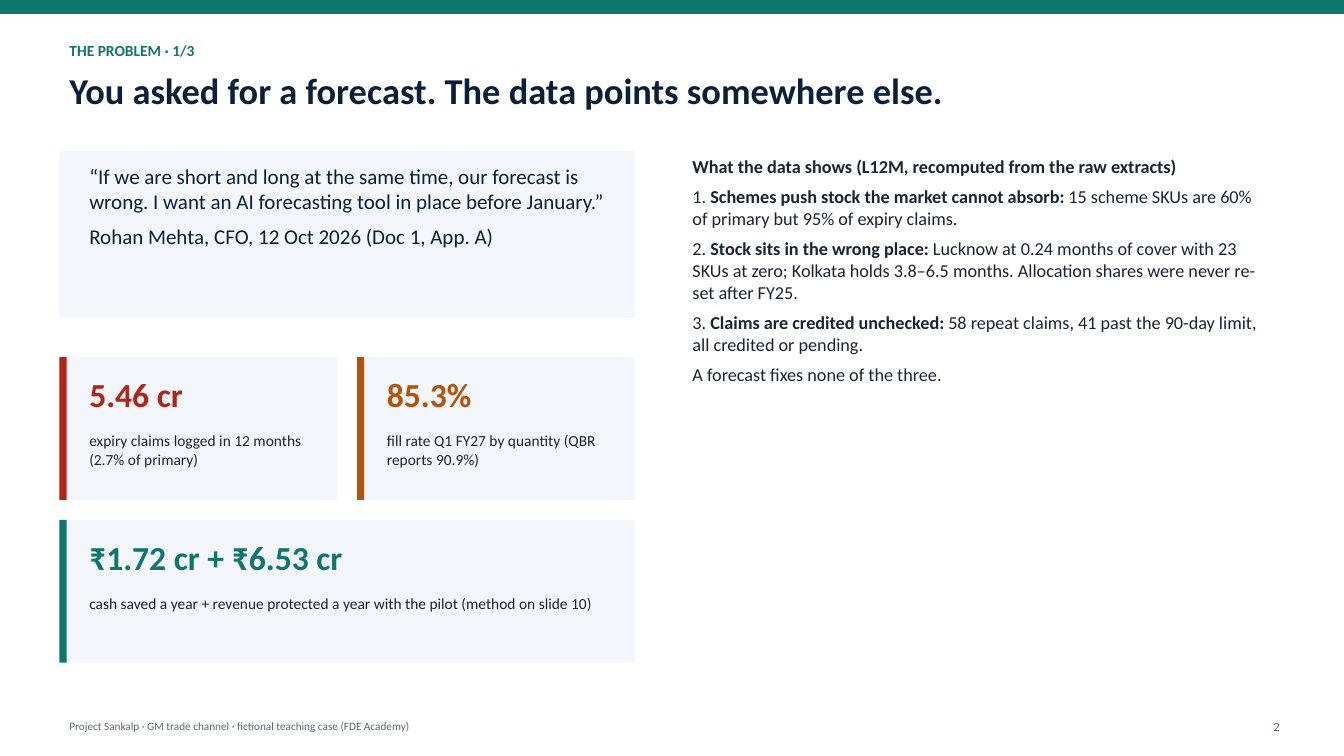
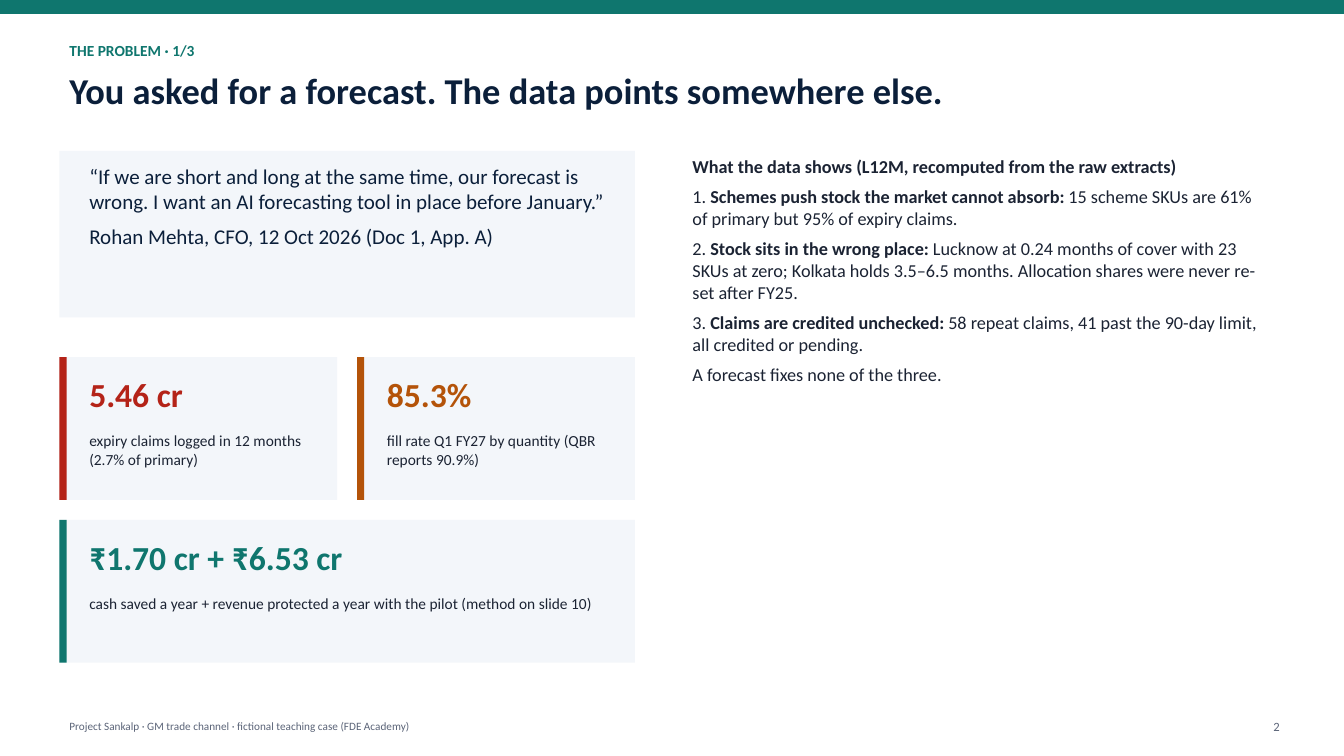
Before and after one commit to dineshtailor/sankalp-pilot, a slide deck: slide 2 of docs/deliverables/04_SteerCo_Deck.pptx. Drawn at 1344x756 pixels with LibreOffice and Linux fonts; fonts in the diff are those of the drawing. Boxes give left, top, right and bottom in pixels: in the first picture for what was removed or moved away, otherwise in the second. Text is boxed around its words. In the diff, an @@ line names an element or a change of style, - is before the commit and + after.

```diff
--- a/docs/deliverables/04_SteerCo_Deck.pptx
+++ b/docs/deliverables/04_SteerCo_Deck.pptx
@@ text at bbox=[692, 190, 1255, 299]: text changed @@
-1. Schemes push stock the market cannot absorb: 15 scheme SKUs are 60% of primary but 95% of expiry claims.
-2. Stock sits in the wrong place: Lucknow at 0.24 months of cover with 23 SKUs at zero; Kolkata holds 3.8–6.5 months. Allocation shares were never re-set after FY25.
+1. Schemes push stock the market cannot absorb: 15 scheme SKUs are 61% of primary but 95% of expiry claims.
+2. Stock sits in the wrong place: Lucknow at 0.24 months of cover with 23 SKUs at zero; Kolkata holds 3.5–6.5 months. Allocation shares were never re-set after FY25.
@@ text at bbox=[89, 547, 342, 571]: text changed @@
-₹1.72 cr + ₹6.53 cr
+₹1.70 cr + ₹6.53 cr
```
Also in this commit, not shown: 7 other slides changed, 15 other files.
